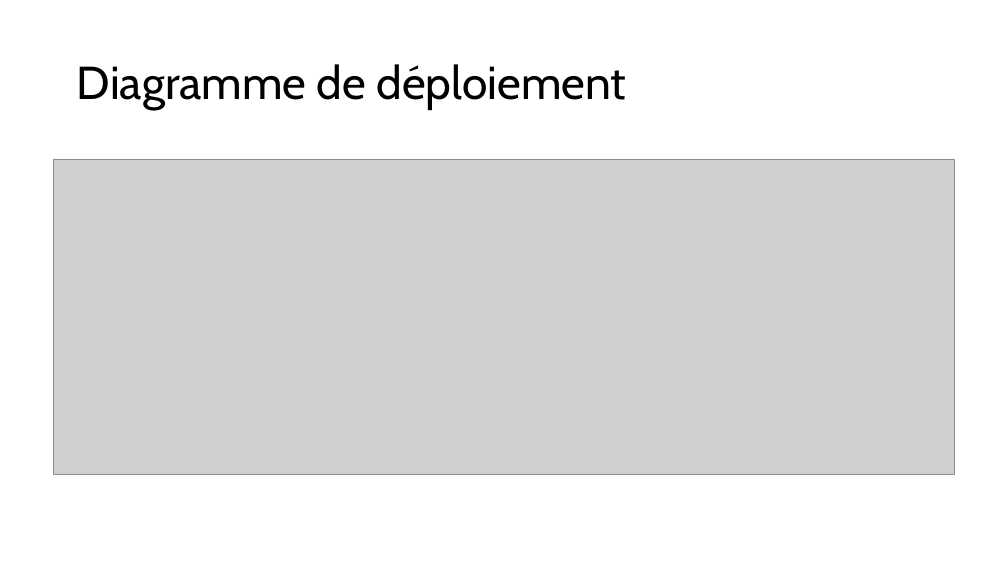
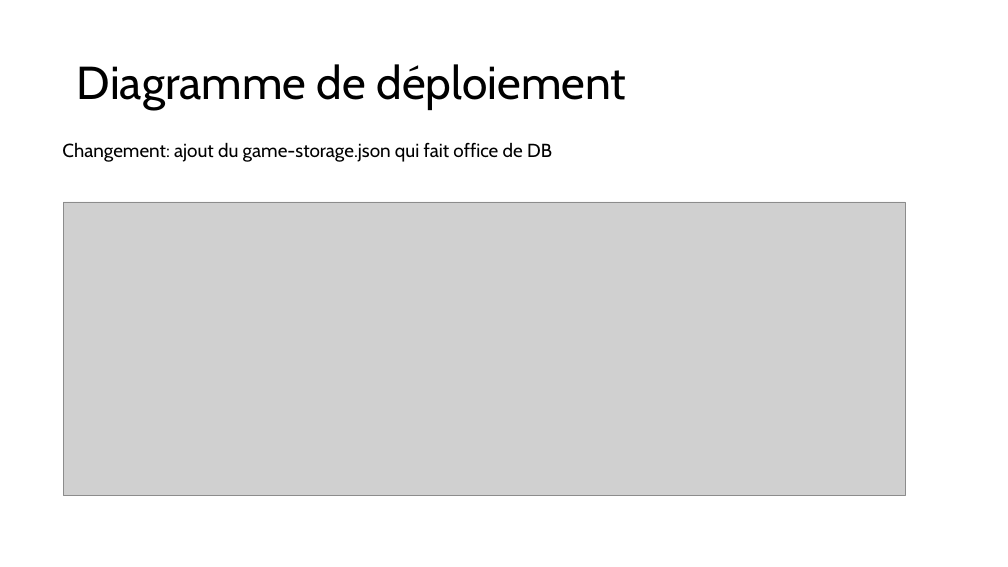
Before and after one commit to RobinSteiger/ASAD, a slide deck: slide 13 of doc/presentation.pptx (slide 15 before the commit). Drawn at 1008x567 pixels with LibreOffice and Linux fonts; fonts in the diff are those of the drawing; grey boxes stand for pictures. Boxes give left, top, right and bottom in pixels: in the first picture for what was removed or moved away, otherwise in the second. Text is boxed around its words. In the diff, an @@ line names an element or a change of style, - is before the commit and + after.

Commit message:
updated ppt explanation for component diagram + moved the network capture demo

```diff
--- a/doc/presentation.pptx
+++ b/doc/presentation.pptx
@@ text added at box(62, 142, 552, 162), 18 pt, text #000000 @@
+Changement: ajout du game-storage.json qui fait office de DB
@@ picture: place and size @@
-picture at box(54, 160, 954, 474)
+picture at box(64, 202, 905, 496)
```
Also in this commit, not shown: 1 slide added, 2 slides removed.
